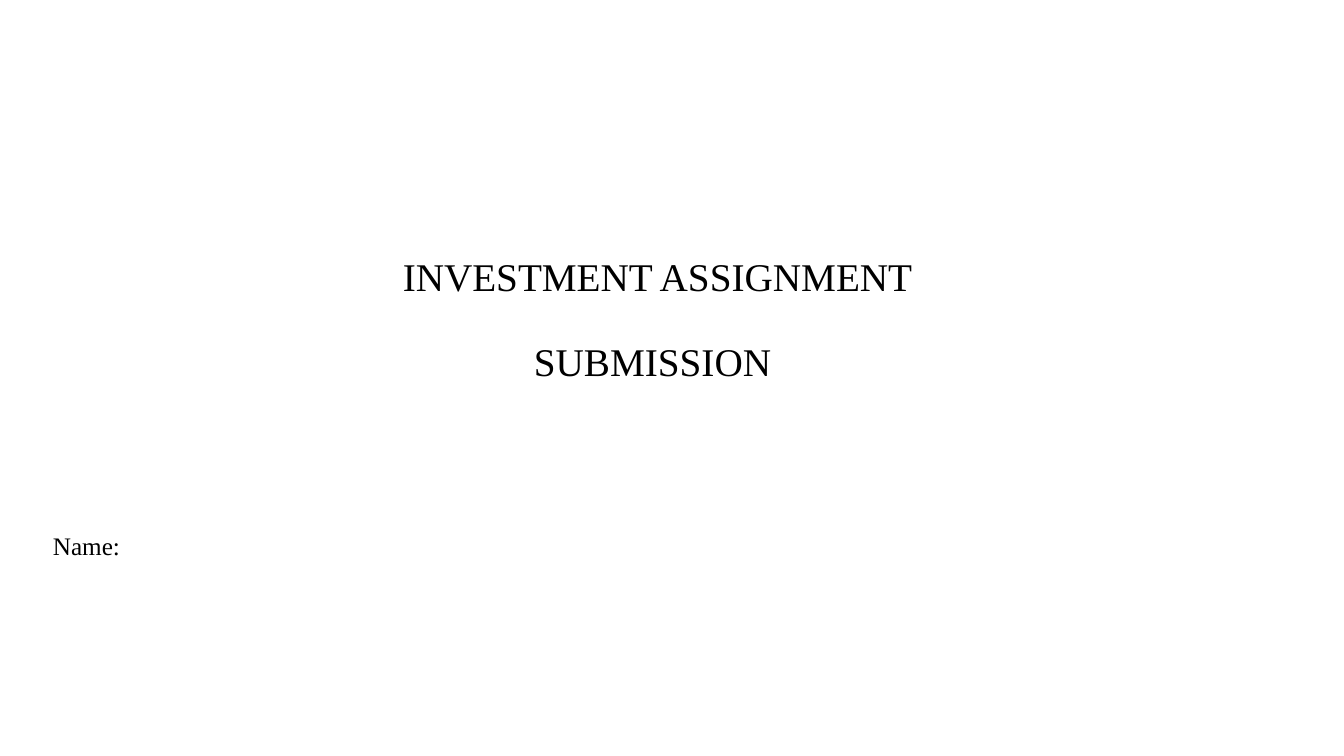
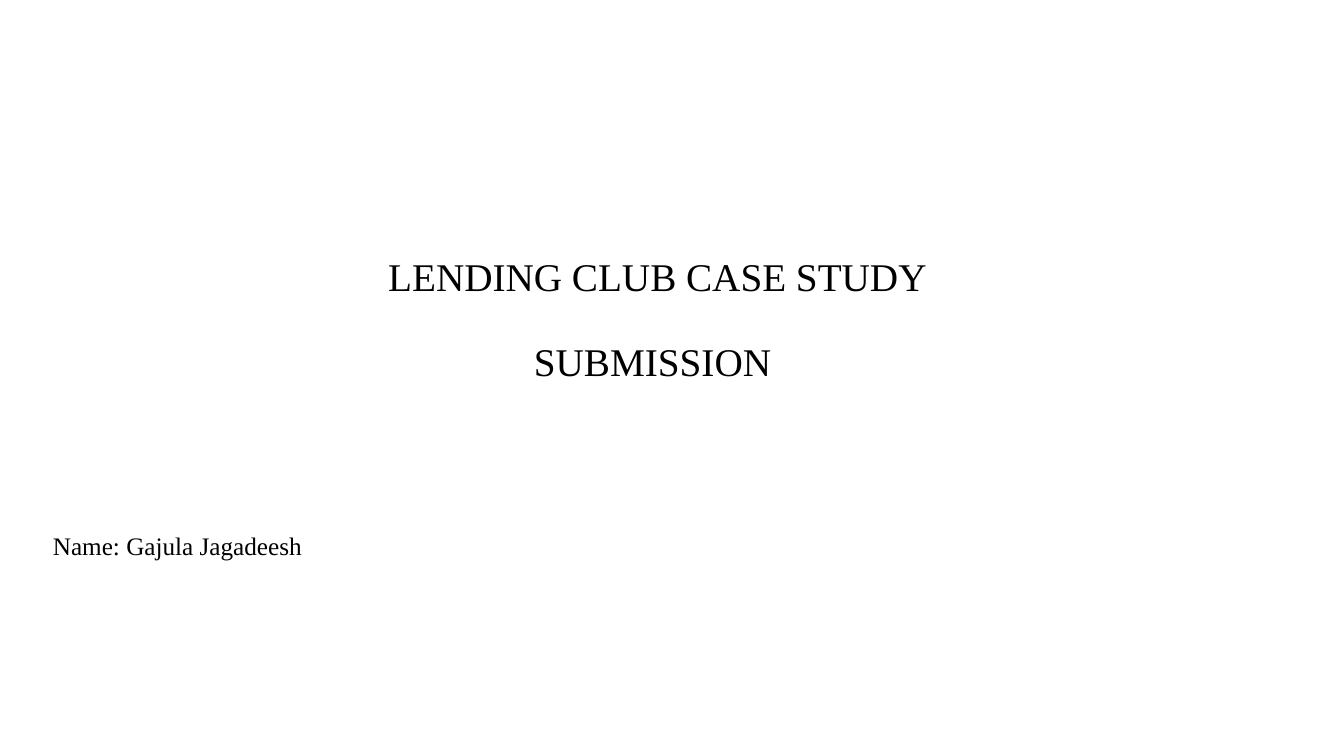
Before and after one commit to jagadeesh-gajula/Lending-club-case-study, a slide deck: slide 1 of INVEST.pptx. Drawn at 1344x756 pixels with LibreOffice and Linux fonts; fonts in the diff are those of the drawing; background and template pictures are left out. Boxes give left, top, right and bottom in pixels: in the first picture for what was removed or moved away, otherwise in the second. Text is boxed around its words. In the diff, an @@ line names an element or a change of style, - is before the commit and + after.

Commit message:
before submission2

```diff
--- a/INVEST.pptx
+++ b/INVEST.pptx
@@ title at box(388, 265, 927, 377): text changed @@
-INVESTMENT ASSIGNMENT
-SUBMISSION
+LENDING CLUB CASE STUDY
+SUBMISSION
@@ subtitle at box(53, 537, 302, 561): text changed @@
-Name:
+Name: Gajula Jagadeesh
```
Also in this commit, not shown: 14 slides added, 9 slides removed, 1 other file.
